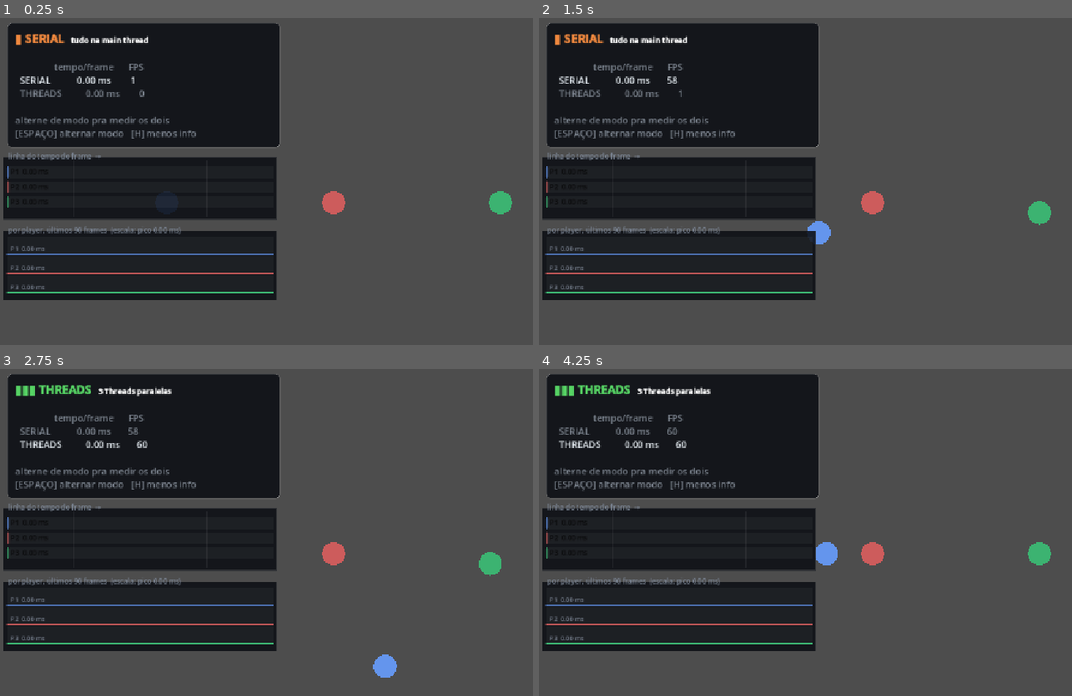
Above: before the commit, frames 1-4 (two rows, left to right).
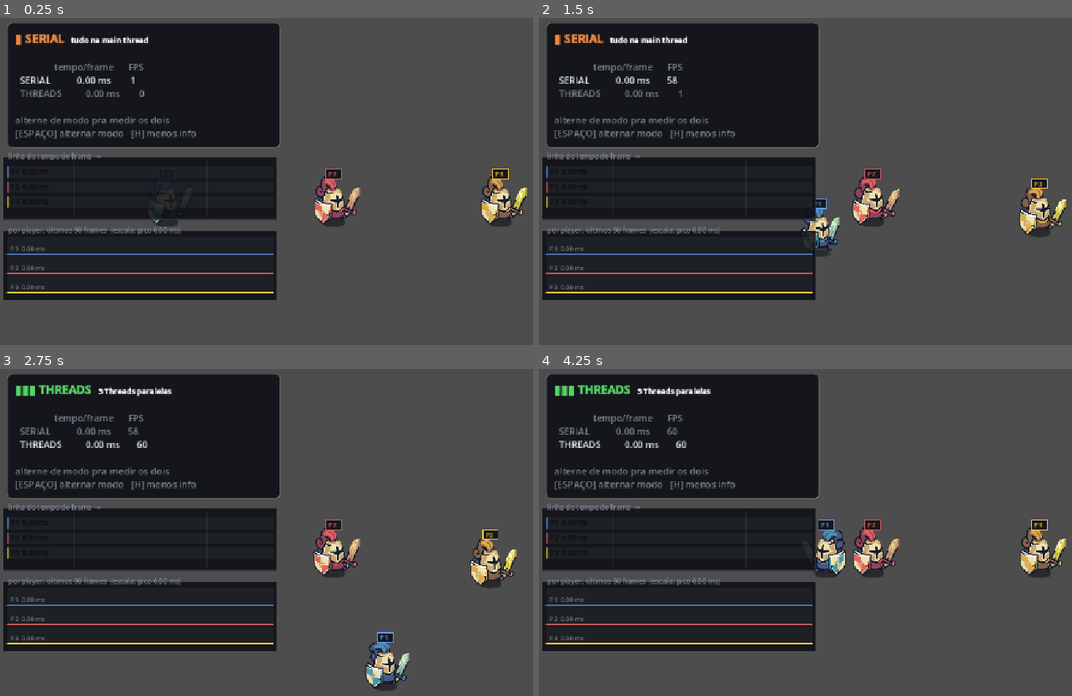
Above: after the commit, the same moments.

Repository: TobsBP/thread-arena
Game: Godot game, scene res://scenes/main.tscn
Two runs of this game, one before a commit and one after it. Both use one fixed random seed, a clock stepped at 60 frames per second and the inputs below.
Inputs:
- Up to frame 1 (0.25 s): no input
- Up to frame 2 (1.5 s): tap Enter (ui_accept) at 0.5, 0.77 s; hold D 0.53-1.28 s; tap I at 0.6 s; tap K at 0.8, 1.35 s; hold S from 1.28 s (still down)
- Up to frame 3 (2.75 s): tap Enter (ui_accept) at 1.52 s; tap J at 1.55, 2.1 s; release S at 2.03 s; hold D from 2.03 s (still down); tap L at 2.3 s
- Up to frame 4 (4.25 s): release D at 2.78 s; hold W 2.78-3.53 s; tap L at 2.85 s; tap Enter (ui_accept) at 3.02, 3.77 s; tap I at 3.05, 3.6 s; hold A from 3.53 s (still down); tap K at 3.8 s

The runs differ from the first frame. In frame 1, 2.2% of the frame differs, in the area x 1-99%, y 46-85%; in frame 2, 2.7%; in frame 3, 3.0%, in the area x 1-97%, y 46-99%; in frame 4, 2.9%.

Commit message:
feat players skins

Diff:
--- a/scripts/main.gd
+++ b/scripts/main.gd
@@ -7,6 +7,13 @@
 
 const RADIUS := 20.0
 const WORK_LOAD := 40000  ## iterações de trabalho falso por player
+
+const BLUE_IDLE := preload("res://assets/Tiny Swords (Free Pack)/Tiny Swords (Free Pack)/Units/Blue Units/Warrior/Warrior_Idle.png")
+const BLUE_RUN := preload("res://assets/Tiny Swords (Free Pack)/Tiny Swords (Free Pack)/Units/Blue Units/Warrior/Warrior_Run.png")
+const RED_IDLE := preload("res://assets/Tiny Swords (Free Pack)/Tiny Swords (Free Pack)/Units/Red Units/Warrior/Warrior_Idle.png")
+const RED_RUN := preload("res://assets/Tiny Swords (Free Pack)/Tiny Swords (Free Pack)/Units/Red Units/Warrior/Warrior_Run.png")
+const YELLOW_IDLE := preload("res://assets/Tiny Swords (Free Pack)/Tiny Swords (Free Pack)/Units/Yellow Units/Warrior/Warrior_Idle.png")
+const YELLOW_RUN := preload("res://assets/Tiny Swords (Free Pack)/Tiny Swords (Free Pack)/Units/Yellow Units/Warrior/Warrior_Run.png")
 
 @export var use_threads := false
 
@@ -31,13 +38,20 @@
 func _spawn_players() -> void:
 	var size := get_viewport_rect().size
 	var setups := [
-		[Color.CORNFLOWER_BLUE, [KEY_W, KEY_S, KEY_A, KEY_D]],
-		[Color.INDIAN_RED, [KEY_UP, KEY_DOWN, KEY_LEFT, KEY_RIGHT]],
-		[Color.MEDIUM_SEA_GREEN, [KEY_I, KEY_K, KEY_J, KEY_L]],
+		[Color.CORNFLOWER_BLUE, [KEY_W, KEY_S, KEY_A, KEY_D], BLUE_IDLE, BLUE_RUN],
+		[Color.INDIAN_RED, [KEY_UP, KEY_DOWN, KEY_LEFT, KEY_RIGHT], RED_IDLE, RED_RUN],
+		[Color(0.96, 0.78, 0.22), [KEY_I, KEY_K, KEY_J, KEY_L], YELLOW_IDLE, YELLOW_RUN],
 	]
 	for i in setups.size():
 		var spot := Vector2(size.x * (i + 1) / (setups.size() + 1), size.y * 0.5)
-		players.append(Player.new(spot, setups[i][0], setups[i][1], i))
+		players.append(Player.new(
+			spot,
+			setups[i][0],
+			setups[i][1],
+			i,
+			setups[i][2],
+			setups[i][3]
+		))
 
 
 func _process(delta: float) -> void:
@@ -85,7 +99,47 @@
 
 func _draw() -> void:
 	for p in players:
+		_draw_player(p)
+
+
+func _draw_player(p: Player) -> void:
+	# 1. Sombra elíptica sob os pés
+	var shadow_pos := p.pos + Vector2(0, 36)
+	draw_set_transform(shadow_pos, 0.0, Vector2(1.0, 0.35))
+	draw_circle(Vector2.ZERO, 20.0, Color(0.0, 0.0, 0.0, 0.3))
+	draw_set_transform(Vector2.ZERO, 0.0, Vector2.ONE)
+
+	# 2. Sprite animado do guerreiro com flip horizontal ao virar para a esquerda
+	var tex := p.get_current_texture()
+	if tex:
+		var frame := p.get_current_frame()
+		var fw := p.frame_size.x
+		var fh := p.frame_size.y
+		var src_rect := Rect2(frame * fw, 0, fw, fh)
+		var dest_rect := Rect2(-fw * 0.5, -fh * 0.5, fw, fh)
+		var flip_scale := Vector2(1.0 if p.facing_right else -1.0, 1.0)
+
+		draw_set_transform(p.pos, 0.0, flip_scale)
+		draw_texture_rect_region(tex, dest_rect, src_rect)
+		draw_set_transform(Vector2.ZERO, 0.0, Vector2.ONE)
+	else:
 		draw_circle(p.pos, RADIUS, p.color)
+
+	# 3. Badge identificador do player (P1, P2, P3) acima da cabeça
+	var badge_size := Vector2(26, 16)
+	var badge_pos := p.pos + Vector2(-badge_size.x * 0.5, -58)
+	var badge_rect := Rect2(badge_pos, badge_size)
+	draw_rect(badge_rect, Color(0.05, 0.06, 0.08, 0.85), true)
+	draw_rect(badge_rect, p.color, false, 1.5)
+	draw_string(
+		ThemeDB.fallback_font,
+		badge_pos + Vector2(4, 12),
+		"P%d" % (p.joy_device + 1),
+		HORIZONTAL_ALIGNMENT_LEFT,
+		-1,
+		11,
+		p.color
+	)
 
 
 func _unhandled_input(event: InputEvent) -> void:
--- a/scripts/player.gd
+++ b/scripts/player.gd
@@ -17,12 +17,34 @@
 var t_start := 0  ## usec, início do step -> alimenta o gráfico
 var t_end := 0
 
+var idle_texture: Texture2D
+var run_texture: Texture2D
+var idle_frames := 8
+var run_frames := 6
+var frame_size := Vector2(192, 192)
+var anim_fps := 10.0
+var anim_time := 0.0
+var facing_right := true
 
-func _init(start_pos: Vector2, col: Color, key_list: Array, device: int) -> void:
+
+func _init(
+	start_pos: Vector2,
+	col: Color,
+	key_list: Array,
+	device: int,
+	idle_tex: Texture2D = null,
+	run_tex: Texture2D = null,
+	i_frames := 8,
+	r_frames := 6,
+) -> void:
 	pos = start_pos
 	color = col
 	keys = PackedInt32Array(key_list)
 	joy_device = device
+	idle_texture = idle_tex
+	run_texture = run_tex
+	idle_frames = i_frames
+	run_frames = r_frames
 
 
 ## Main thread only: a classe Input não é thread-safe.
@@ -47,5 +69,25 @@
 	for k in work_load:
 		acc += sqrt(float(k) + pos.x)
 	heat = fmod(acc, 1.0)
-	pos = (pos + input * SPEED * delta).clamp(Vector2.ZERO, bounds)
+	pos = (pos + input * SPEED * delta).clamp(Vector2(32, 32), bounds - Vector2(32, 32))
+	anim_time += delta
+	if input.x > 0.05:
+		facing_right = true
+	elif input.x < -0.05:
+		facing_right = false
 	t_end = Time.get_ticks_usec()
+
+
+func is_running() -> bool:
+	return input.length_squared() > 0.01
+
+
+func get_current_texture() -> Texture2D:
+	return run_texture if is_running() else idle_texture
+
+
+func get_current_frame() -> int:
+	var total := run_frames if is_running() else idle_frames
+	if total <= 0:
+		return 0
+	return int(anim_time * anim_fps) % total
